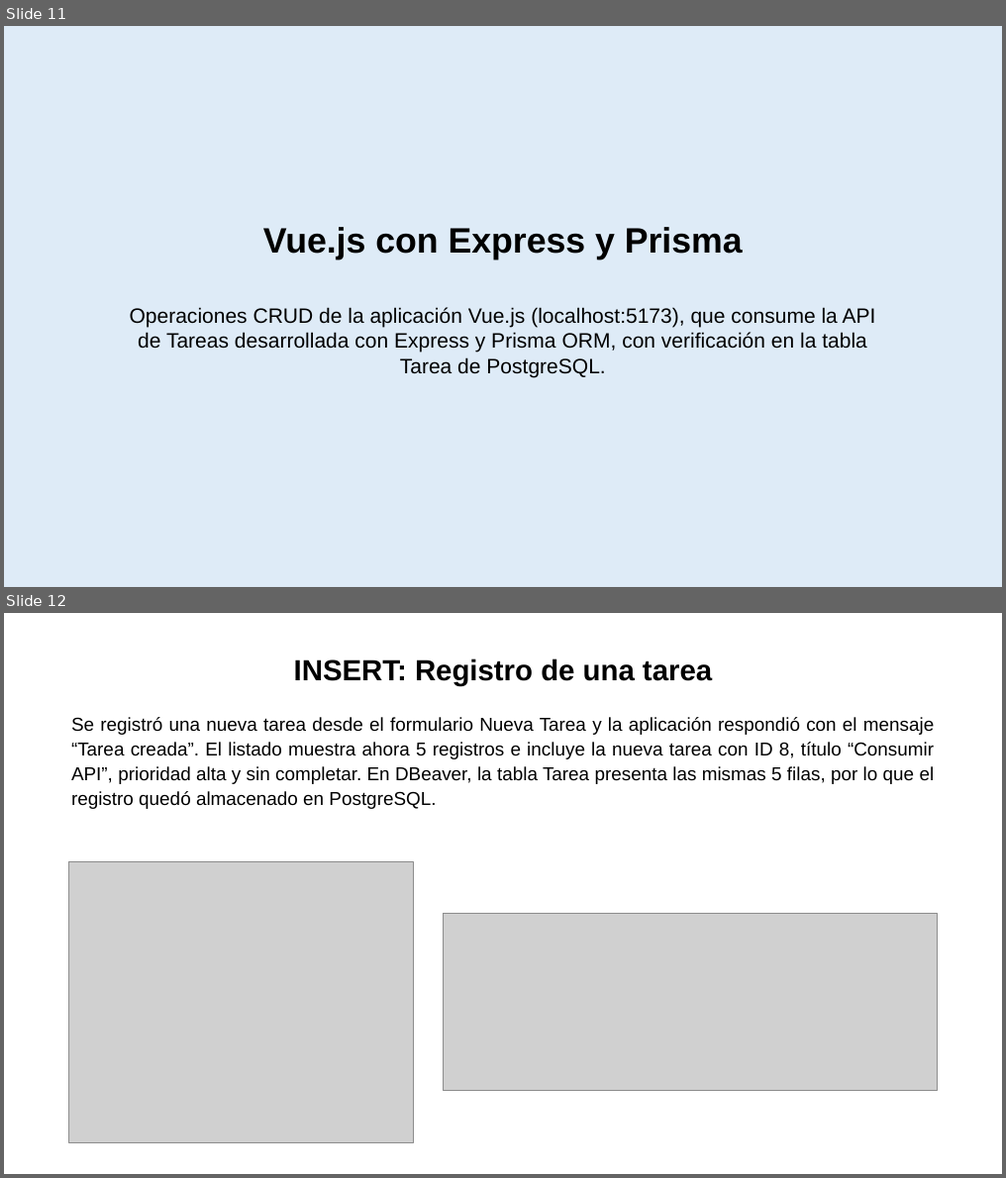
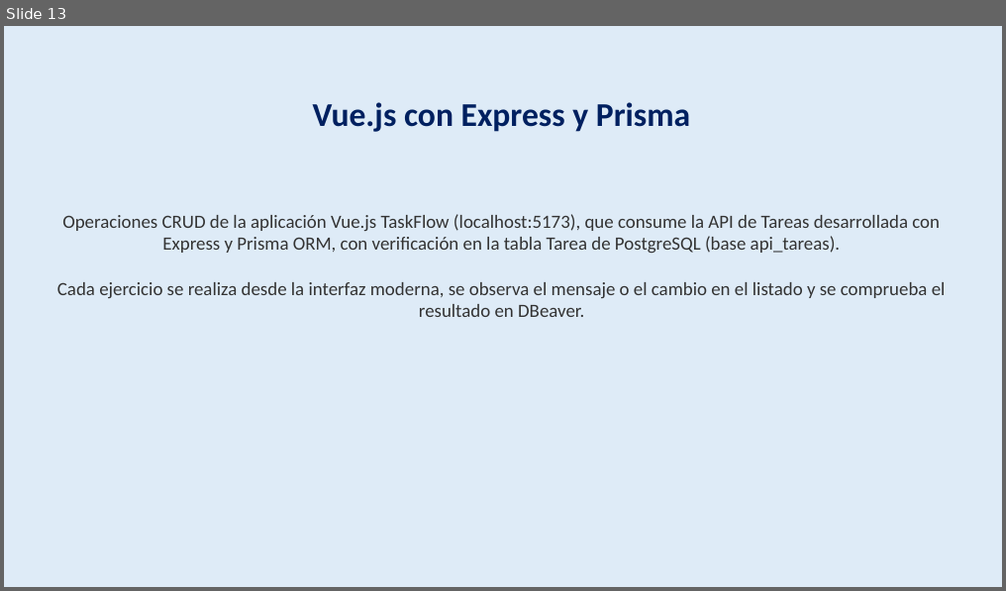
Before and after one commit to alondraS128/TBD_Tema-4, a slide deck: Actividad 4.3 Banco de ejercicios_AlondraSantis_TBD_5ISCM.pptx. Shown one above the other, each under a label of ours: slides 11 and 12 before the commit, slide 13 after it. The pictures are 1006x1178 and 1006x591 pixels, drawn with LibreOffice and Linux fonts; fonts in the diff are those of the drawing; grey boxes stand for pictures. Boxes give left, top, right and bottom in pixels: in the first picture for what was removed or moved away, otherwise in the second. Text is boxed around its words. In the diff, an @@ line names an element or a change of style, - is before the commit and + after.

```diff
--- a/Actividad 4.3 Banco de ejercicios_AlondraSantis_TBD_5ISCM.pptx
+++ b/Actividad 4.3 Banco de ejercicios_AlondraSantis_TBD_5ISCM.pptx
@@ slide 12 removed at (x1=4, y1=613, x2=1002, y2=1174), background #FFFFFF @@
@@ text removed at (x1=294, y1=659, x2=712, y2=686) @@
-INSERT: Registro de una tarea
@@ text removed at (x1=71, y1=717, x2=935, y2=809) @@
-Se registró una nueva tarea desde el formulario Nueva Tarea y la aplicación respondió con el mensaje “Tarea creada”. El listado muestra ahora 5 registros e incluye la nueva tarea con ID 8, título “Consumir API”, prioridad alta y sin completar. En DBeaver, la tabla Tarea presenta las mismas 5 filas, por lo que el registro quedó almacenado en PostgreSQL.
@@ picture removed at (x1=69, y1=861, x2=414, y2=1143) @@
@@ picture removed at (x1=444, y1=914, x2=938, y2=1091) @@
@@ what was slide 11 is now slide 13 @@
@@ slide 13 changed as well @@
@@ text "Vue.js con Express y Prisma" moved from (x1=263, y1=227, x2=743, y2=260) to (x1=313, y1=102, x2=690, y2=132) @@
@@ text "Vue.js con Express y Prisma" at (x1=313, y1=102, x2=690, y2=132): size 34 to 32 pt, font Arial to Calibri, text colour #000000 to #002060 @@
@@ text "Operaciones CRUD de la aplicación ..." at (x1=57, y1=214, x2=945, y2=317): vertical alignment top to middle @@
@@ text at (x1=57, y1=214, x2=945, y2=317): text changed; size 20 to 18 pt; font Arial to Calibri; text colour #000000 to #333333 @@
-Operaciones CRUD de la aplicación Vue.js (localhost:5173), que consume la API de Tareas desarrollada con Express y Prisma ORM, con verificación en la tabla Tarea de PostgreSQL.
+Operaciones CRUD de la aplicación Vue.js TaskFlow (localhost:5173), que consume la API de Tareas desarrollada con Express y Prisma ORM, con verificación en la tabla Tarea de PostgreSQL (base api_tareas).
+Cada ejercicio se realiza desde la interfaz moderna, se observa el mensaje o el cambio en el listado y se comprueba el resultado en DBeaver.
```
Also in this commit, not shown: 13 other slides changed, 8 slides added, 3 other slides removed, 19 other files.
